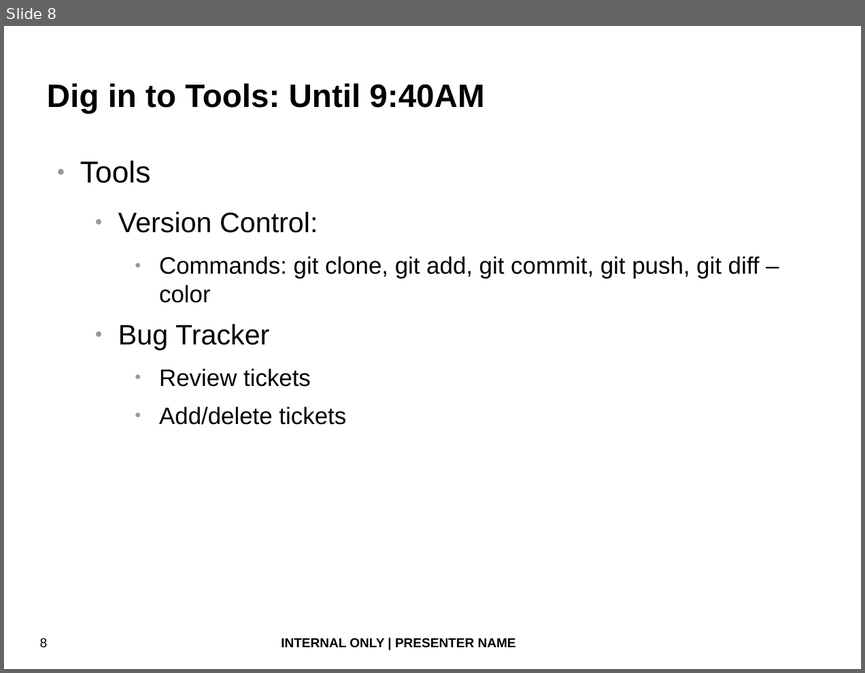
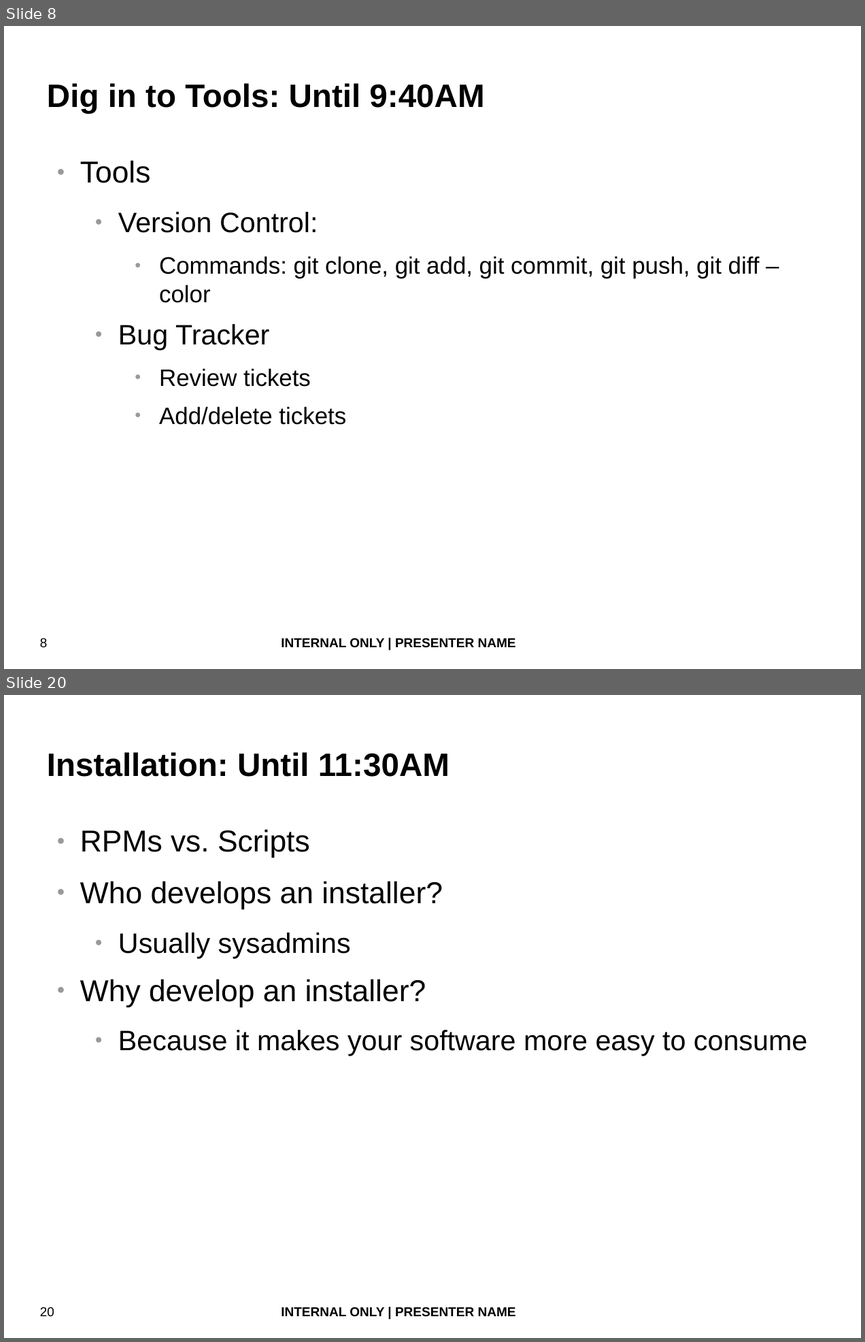
Before and after one commit to fatherlinux/shiva, a slide deck: bash_devops.odp. Shown one above the other, each under a label of ours: slide 8 before the commit, slides 8 and 20 after it; the slides between them are not shown. The pictures are 865x673 and 865x1342 pixels, drawn with LibreOffice and Linux fonts; fonts in the diff are those of the drawing; background and template pictures are left out. Boxes give left, top, right and bottom in pixels: in the first picture for what was removed or moved away, otherwise in the second. Text is boxed around its words. In the diff, an @@ line names an element or a change of style, - is before the commit and + after.

```diff
--- a/bash_devops.odp
+++ b/bash_devops.odp
@@ slide 20 added at (4, 695, 861, 1338), background #FFFFFF; not listed: 2 template elements that a slide beside it also shows @@
@@ title added at (47, 752, 449, 777), 30 pt, text #000000, bold @@
+Installation: Until 11:30AM
@@ text added at (80, 829, 807, 1056), 28 pt, text #000000 @@
+● RPMs vs. Scripts
+● Who develops an installer?
+  ● Usually sysadmins
+● Why develop an installer?
+  ● Because it makes your software more easy to consume
```
Also in this commit, not shown: 4 slides changed, 13 other slides added, 1 slide removed.
